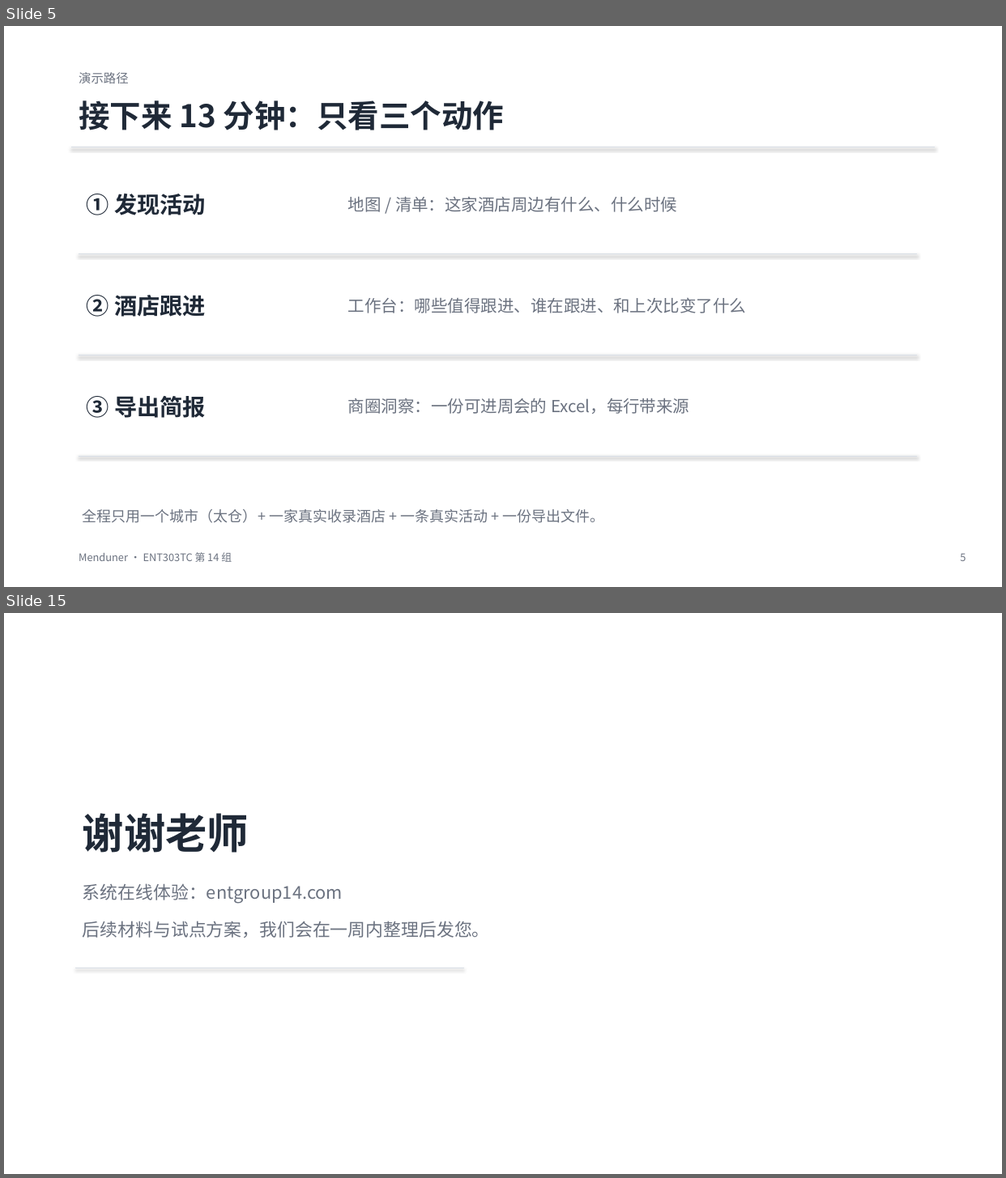
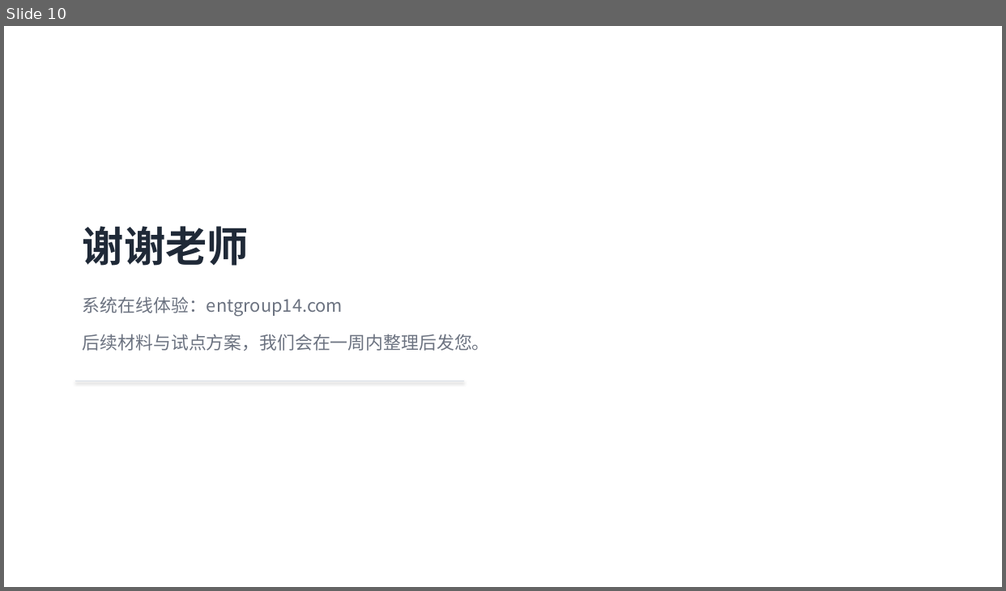
Before and after one commit to Haoran-Ding23/Menduner, a slide deck: deliverables/Menduner_企业导师交流.pptx. Shown one above the other, each under a label of ours: slides 5 and 15 before the commit, slide 10 after it; the slides between them are not shown. The pictures are 1006x1178 and 1006x591 pixels, drawn with LibreOffice and Linux fonts; fonts in the diff are those of the drawing. Boxes give left, top, right and bottom in pixels: in the first picture for what was removed or moved away, otherwise in the second. Text is boxed around its words. In the diff, an @@ line names an element or a change of style, - is before the commit and + after.

Commit message:
按 GPT Round 13 审核意见修订：PPT 压到 10 页、改写易被反驳的一句、三个问题调整时机
GPT 提出的三点与处理：
1. 最易被反驳的是「每日快照 3 份可看新增/改期/消失」→ 已改写为「已积累 3 份历史快照，可比较对应
   时间区间内观察到的信息变化；未再次采集到的活动标【待核验】，不直接判定为取消」
2. 15 页偏多 → 压到 10 页：删第 2 页(30/40/30 并入封面)、第 5 页(演示路径并入动作一眉标)、
   第 9 页(六个功能页说明移入 Word 附录)、第 10 页(边界并入产品定位页)、第 13 页(路线图保留在 Word)
3. Word 三个问题调整：Q3 改为「目前活动信息获取中哪个环节最耗费时间」（不质疑对方工作）；
   Q8 改为先问行业通用评估方法（不打听 ADR/RevPAR 敏感数据）；Q10 标注「试点有反馈之后再问」；
   并在顺序原则里写明首访只问 1、2、4、5、6 五题

校验：PPT 10 页、无元素越界、结构检查通过；DOCX 新增第七节功能页说明表，结构检查通过。
新增 scripts/patch_mentor_round13.py 与 patch_mentor_pages.py（保留改法可追溯）。

```diff
--- a/deliverables/Menduner_企业导师交流.pptx
+++ b/deliverables/Menduner_企业导师交流.pptx
@@ slide 5 removed at bbox=[4, 26, 1002, 587], background #FFFFFF @@
@@ text removed at bbox=[79, 72, 129, 84] @@
-演示路径
@@ text removed at bbox=[79, 101, 504, 130] @@
-接下来 13 分钟：只看三个动作
@@ line removed from (71, 148) to (935, 148) @@
@@ text removed at bbox=[86, 194, 206, 216] @@
-① 发现活动
@@ text removed at bbox=[348, 197, 677, 212] @@
-地图 / 清单：这家酒店周边有什么、什么时候
@@ line removed from (79, 254) to (918, 254) @@
@@ text removed at bbox=[86, 295, 206, 317] @@
-② 酒店跟进
@@ text removed at bbox=[348, 298, 747, 314] @@
-工作台：哪些值得跟进、谁在跟进、和上次比变了什么
@@ line removed from (79, 356) to (918, 356) @@
@@ text removed at bbox=[86, 396, 206, 418] @@
-③ 导出简报
@@ text removed at bbox=[348, 399, 689, 414] @@
-商圈洞察：一份可进周会的 Excel，每行带来源
@@ line removed from (79, 456) to (918, 456) @@
@@ text removed at bbox=[83, 510, 605, 523] @@
-全程只用一个城市（太仓）+ 一家真实收录酒店 + 一条真实活动 + 一份导出文件。
@@ text removed at bbox=[79, 552, 232, 562] @@
-Menduner · ENT303TC 第 14 组
@@ text removed at bbox=[960, 553, 965, 561] @@
-5
@@ what was slide 15 is now slide 10 @@
```
Also in this commit, not shown: 9 slides changed, 4 other slides removed, 4 other files.
